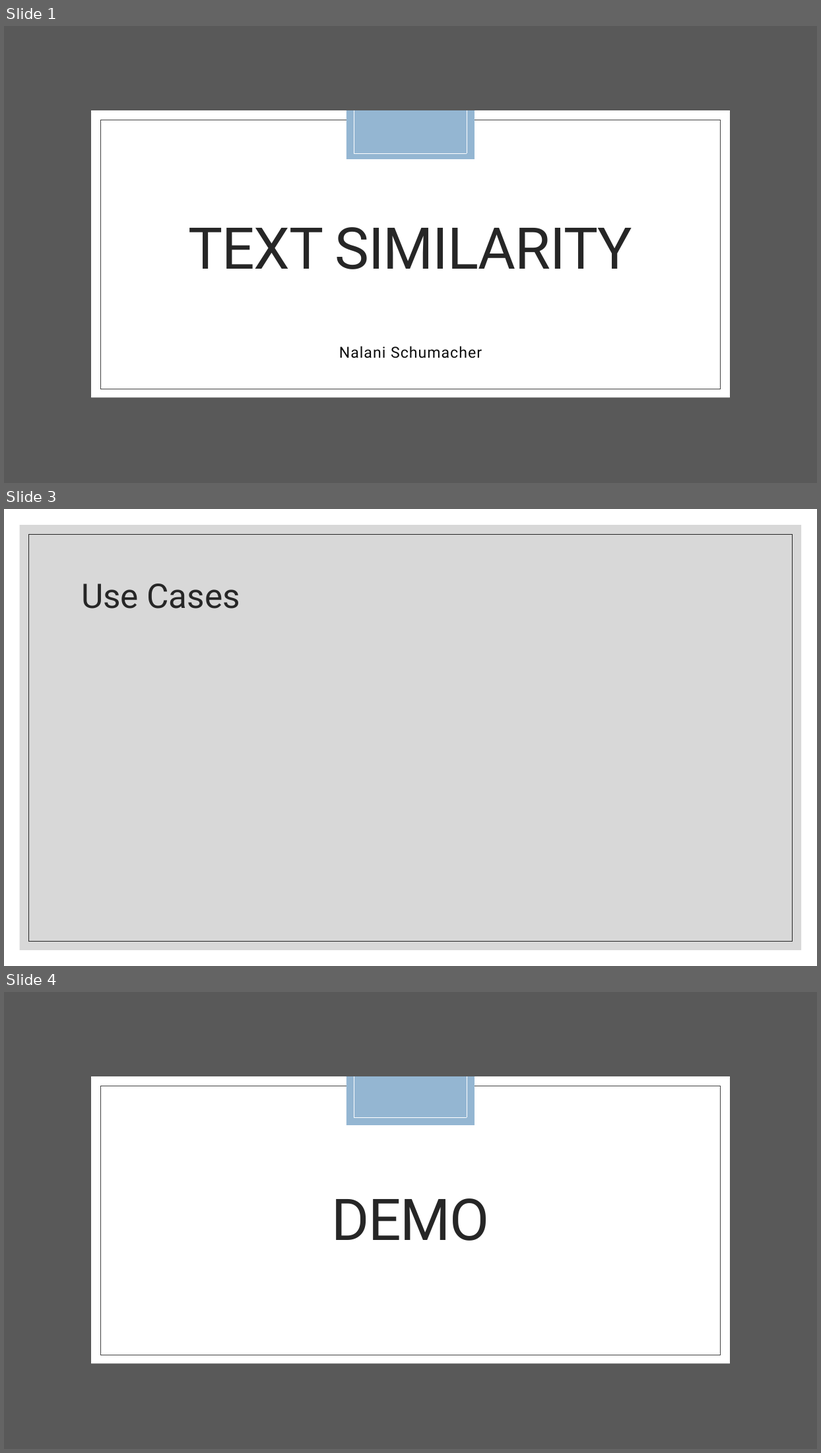
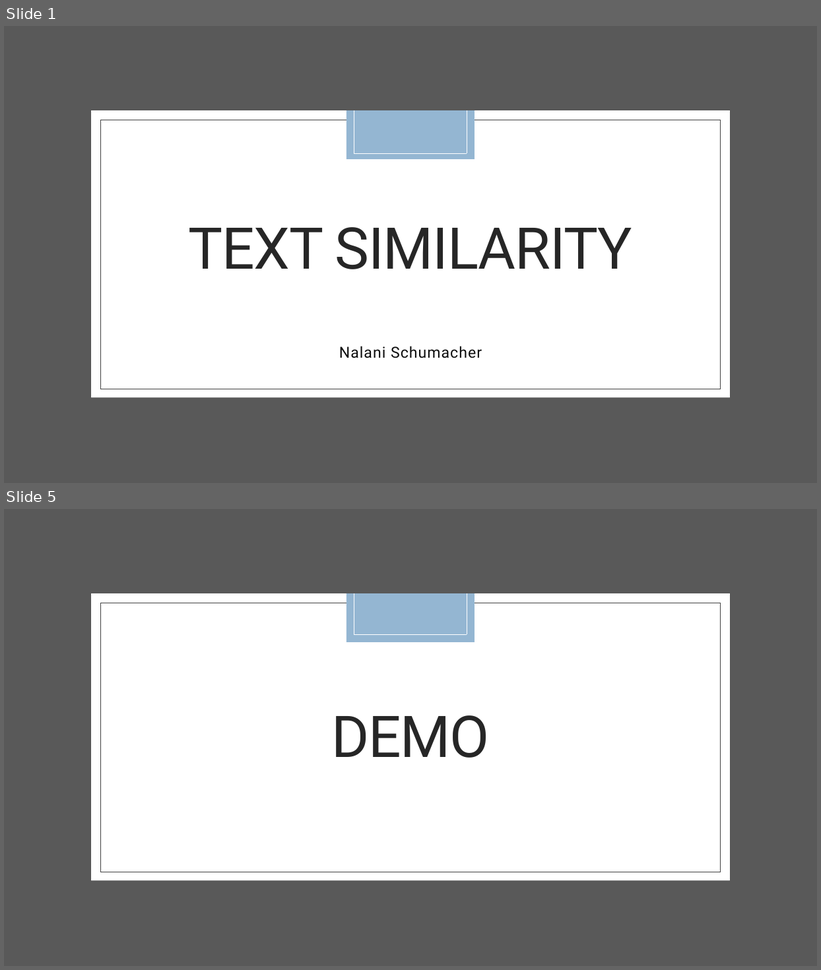
Before and after one commit to NalaniKai/TextSimilarity, a slide deck: docs/Text Similarity.pptx. Shown one above the other, each under a label of ours: slides 1, 3 and 4 before the commit, slides 1 and 5 after it; the slides between them are not shown. The pictures are 821x1453 and 821x970 pixels, drawn with LibreOffice and Linux fonts; fonts in the diff are those of the drawing; background and template pictures are left out. Boxes give left, top, right and bottom in pixels: in the first picture for what was removed or moved away, otherwise in the second. Text is boxed around its words. In the diff, an @@ line names an element or a change of style, - is before the commit and + after.

```diff
--- a/docs/Text Similarity.pptx
+++ b/docs/Text Similarity.pptx
@@ slide 3 removed at (4, 509, 817, 966), background #FFFFFF @@
@@ rectangle removed at (20, 525, 802, 951) @@
@@ rectangle removed at (29, 534, 793, 941) @@
@@ title removed at (81, 584, 240, 609) @@
-Use Cases
@@ what was slide 4 is now slide 5 @@
```
Also in this commit, not shown: 2 slides changed, 5 slides added, 1 other slide removed, 3 other files.
